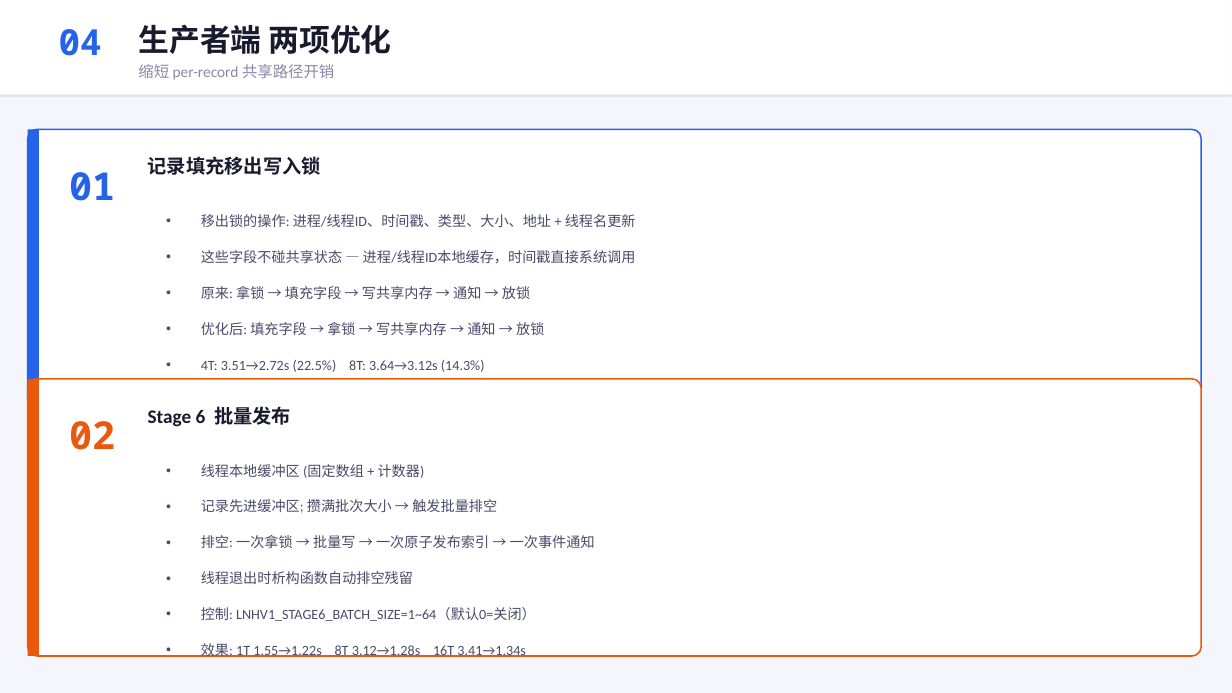
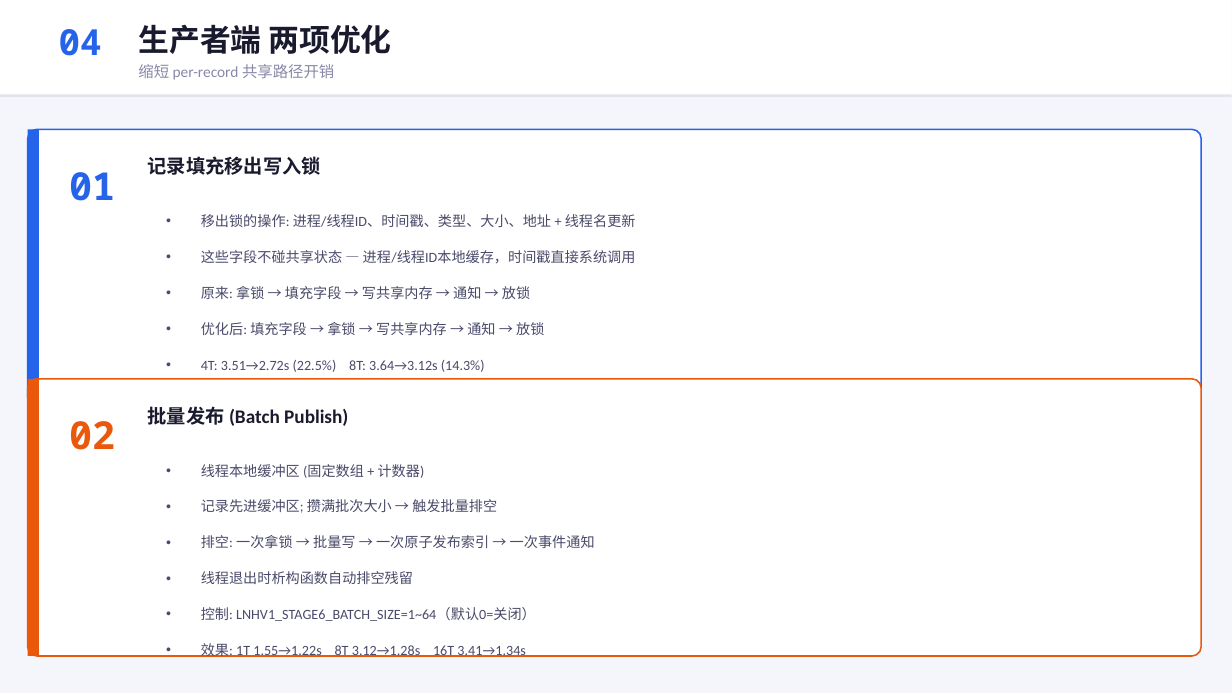
Before and after one commit to YiChiChen1106/Nativehook_linux_planb, a slide deck: slide 4 of presentation/native_hook_progress_2026-06-05.pptx. Drawn at 1232x693 pixels with LibreOffice and Linux fonts; fonts in the diff are those of the drawing. Boxes give left, top, right and bottom in pixels: in the first picture for what was removed or moved away, otherwise in the second. Text is boxed around its words. In the diff, an @@ line names an element or a change of style, - is before the commit and + after.

Commit message:
Add English 'Batch Publish' to batch-related slide titles

```diff
--- a/presentation/native_hook_progress_2026-06-05.pptx
+++ b/presentation/native_hook_progress_2026-06-05.pptx
@@ text at <box>148,406,348,426</box>: text changed @@
-Stage 6 批量发布
+批量发布 (Batch Publish)
```
Also in this commit, not shown: 2 other slides changed, 2 other files.
